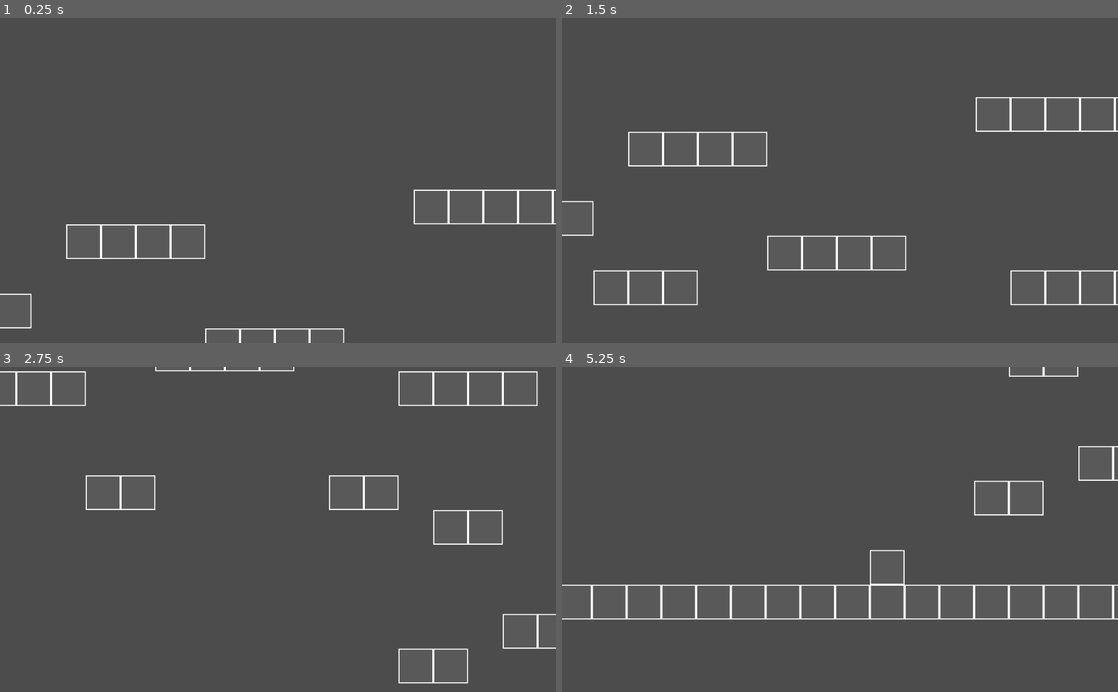
Above: before the commit, frames 1-4 (two rows, left to right).
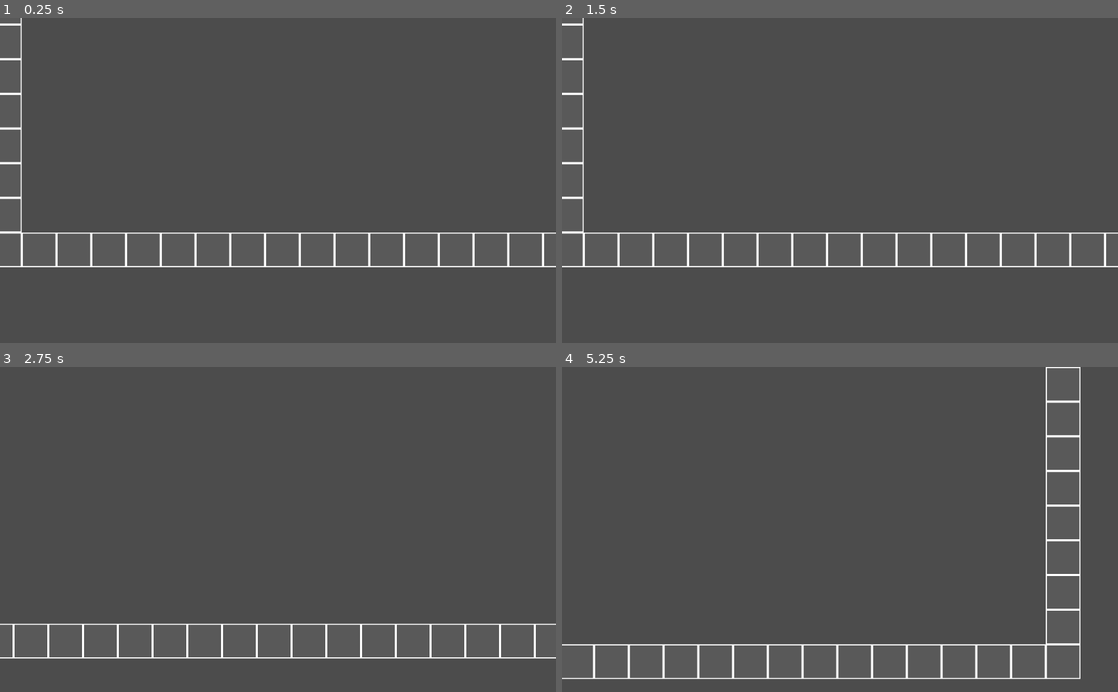
Above: after the commit, the same moments.

Repository: Syndicist/Project_Rose_Mu
Game: Godot game, scene res://Scenes/Test_Scene.tscn
Same seed, same stepped clock (60 frames per second), same inputs: the game is played once before the commit and once after it.
Inputs:
- Up to frame 1 (0.25 s): no input
- Up to frame 2 (1.5 s): hold 1 (attack) 0.53-1.28 s; hold Right (right) from 0.53 s (still down); tap Space (jump) at 0.77, 1.07 s; tap F (special) at 0.8, 1.35 s; tap Enter at 1.25 s
- Up to frame 3 (2.75 s): tap Space (jump) at 1.52, 1.55, 1.82 s; release Right (right) at 2.03 s; hold Left (left) from 2.03 s (still down); hold Space (jump) from 2.03 s (still down); tap 1 (attack) at 2.3 s
- Up to frame 4 (5.25 s): release Left (left) at 2.78 s; release Space (jump) at 2.78 s; hold Right (right) 2.78-4.28 s; tap 1 (attack) at 2.85, 4.55 s; tap Space (jump) at 3.02, 3.32, 4.52, 4.82 s; tap F (special) at 3.05 s; hold Space (jump) 3.53-4.28 s; tap 2 (bash) at 3.6 s; hold Left (left) 4.28-5.03 s; tap 3 (pierce) at 4.35 s; hold Right (right) from 5.03 s (still down); hold F (special) from 5.03 s (still down)

The runs differ from the first frame. In frame 1, 3.2% of the frame differs, in the area x 0-100%, y 0-100%; in frame 2, 4.1%; in frame 3, 3.4%; in frame 4, 4.6%, in the area x 0-100%, y 0-97%.

Commit message:
ADSF

Diff:
--- a/Objects/Actors/Enemies/Dummy/Dummy.gd
+++ b/Objects/Actors/Enemies/Dummy/Dummy.gd
@@ -1,15 +1,48 @@
-extends RigidBody2D
+extends KinematicBody2D
 
-# class member variables go here, for example:
-# var a = 2
-# var b = "textvar"
+var Direction = 1;
+var hspd = 0;
+var vspd = 0;
+var gravity = 1200;
+var friction = 10;
+var velocity = Vector2(0,0);
+var floor_normal = Vector2(-1,0);
 
-func _ready():
-	# Called when the node is added to the scene for the first time.
-	# Initialization here
-	pass
+func _physics_process(delta):
+	#move across surfaces
+	velocity.y = vspd;
+	velocity.x = hspd;
+	velocity = move_and_slide(velocity, floor_normal);
 
-#func _process(delta):
-#	# Called every frame. Delta is time since last frame.
-#	# Update game logic here.
-#	pass
+	#no gravity acceleration when on floor
+	if(is_on_floor()):
+		velocity.y = 0
+		vspd = 0;
+
+	vspd += gravity * delta;
+
+	#cap gravity
+	if(vspd > 450):
+		vspd = 450;
+
+	if(is_on_ceiling()):
+		vspd = 0;
+
+	if(hspd > 0):
+		hspd -= friction;
+	elif(hspd < 0):
+		hspd += friction;
+	if((hspd <= 44 && hspd > 0) || (hspd >= 44 && hspd < 0)):
+		hspd = 0;
+	pass;
+
+
+func _on_Area2D_area_entered(area):
+	if(area.host.global_position >= global_position):
+		Direction = -1;
+	else:
+		Direction = 1;
+	#hspd = area.speed * Direction;
+	gravity = 600;
+	vspd = -area.speed/3;
+	pass;
--- a/Objects/Actors/Enemies/Dummy/Dummy.tscn
+++ b/Objects/Actors/Enemies/Dummy/Dummy.tscn
@@ -1,33 +1,20 @@
 [gd_scene load_steps=3 format=2]
 
-[ext_resource path="res://Objects/Actors/Enemies/Dummy/Random_Hit.gd" type="Script" id=1]
+[ext_resource path="res://Objects/Actors/Enemies/Dummy/Dummy.gd" type="Script" id=1]
 
-[sub_resource type="CapsuleShape2D" id=1]
+[sub_resource type="RectangleShape2D" id=1]
 
 custom_solver_bias = 0.0
-radius = 10.0
-height = 20.0
+extents = Vector2( 10, 20.0096 )
 
-[node name="RigidBody2D" type="RigidBody2D"]
+[node name="Dummy" type="KinematicBody2D"]
 
 input_pickable = false
-collision_layer = 1
+collision_layer = 8
 collision_mask = 1
-mode = 0
-mass = 1.0
-friction = 1.0
-bounce = 0.0
-gravity_scale = 1.0
-custom_integrator = false
-continuous_cd = 0
-contacts_reported = 0
-contact_monitor = false
-sleeping = false
-can_sleep = true
-linear_velocity = Vector2( 0, 0 )
-linear_damp = -1.0
-angular_velocity = 0.0
-angular_damp = -1.0
+collision/safe_margin = 0.08
+script = ExtResource( 1 )
+_sections_unfolded = [ "Collision", "collision" ]
 
 [node name="CollisionShape2D" type="CollisionShape2D" parent="." index="0"]
 
@@ -44,9 +31,10 @@
 collision_mask = 4
 audio_bus_override = false
 audio_bus_name = "Master"
-script = ExtResource( 1 )
 _sections_unfolded = [ "Collision", "Pause" ]
 
-[node name="CollisionShape2D2" type="CollisionShape2D" parent="Area2D" index="0"]
+[node name="CollisionShape2D" type="CollisionShape2D" parent="Area2D" index="0"]
 
 shape = SubResource( 1 )
+
+[connection signal="area_entered" from="Area2D" to="." method="_on_Area2D_area_entered"]
--- a/Objects/Actors/Enemies/Dummy/Random_Hit.gd
+++ /dev/null
@@ -1,19 +0,0 @@
-extends Area2D
-
-var dir = Vector2(1,1);
-
-func _ready():
-	connect("area_entered", self, "on_area_entered");
-	pass
-
-func on_area_entered(area):
-	if(area.global_position.x > global_position.x):
-		dir.x = -1;
-	if(area.global_position.x < global_position.x):
-		dir.x = 1;
-	if(area.global_position.y < global_position.y):
-		dir.y = -1;
-	if(area.global_position.y > global_position.y):
-		dir.y = 1;
-	get_parent().apply_impulse(get_parent().position,Vector2(25 * dir.x, 25 * dir.y));
-	pass;
--- a/Objects/Actors/Player/Rose/AttackObjects/Attack.gd
+++ b/Objects/Actors/Player/Rose/AttackObjects/Attack.gd
@@ -7,14 +7,16 @@
 export(float) var attack = .1;
 export(float) var recoil = .1;
 export(float) var speed = 200;
-onready var pos = host.position;
+var pos;
 var displacement = Vector2(0,0);
 
 func _ready():
+	connect("area_entered", self, "on_area_entered");
 	$WindupTimer.wait_time = wind;
 	$WindupTimer.start();
 	col.disabled = true;
 	visible = false;
+	pos = host.position
 	pass;
 
 func displacex():
@@ -52,6 +54,12 @@
 ### All attacks need versions of these ###
 func _on_AttackTimer_timeout():
 	queue_free();
+	if(attack_state.hit && !host.is_on_floor()):
+		host.vspd = 0;
+		host.velocity.y = 0;
+		attack_state.floating = true;
+		attack_state.get_node("FloatTimer").wait_time = 1;
+		attack_state.get_node("FloatTimer").start();
 	attack_state.get_node("RecoilTimer").wait_time = recoil;
 	attack_state.get_node("RecoilTimer").start();
 	attack_state.mid = false;
@@ -66,3 +74,10 @@
 	attack_state.mid = true;
 	attack_state.start = false;
 	pass;
+
+func on_area_entered(area):
+	attack_state.hit = true;
+	attack_state.air_counter = 1;
+	if(!host.is_on_floor()):
+		host.hspd = 0;
+	pass;
--- a/Objects/Actors/Player/Rose/AttackObjects/Attack.tscn
+++ b/Objects/Actors/Player/Rose/AttackObjects/Attack.tscn
@@ -1,7 +1,6 @@
 [gd_scene load_steps=2 format=2]
 
 [ext_resource path="res://Objects/Actors/Player/Rose/AttackObjects/Attack.gd" type="Script" id=1]
-
 
 [node name="Attack" type="Area2D"]
 
--- a/Objects/Actors/Player/Rose/AttackObjects/Attacks/Down/Air/XAttack.tscn
+++ b/Objects/Actors/Player/Rose/AttackObjects/Attacks/Down/Air/XAttack.tscn
@@ -3,7 +3,7 @@
 [ext_resource path="res://Objects/Actors/Player/Rose/AttackObjects/Attack.tscn" type="PackedScene" id=1]
 [ext_resource path="res://Objects/Actors/Player/Rose/AttackObjects/XAttack_DontMove.gd" type="Script" id=2]
 
-[node name="XAttack" index="0" instance=ExtResource( 1 )]
+[node name="XAttack" instance=ExtResource( 1 )]
 
 script = ExtResource( 2 )
 recoil = 0.1
--- a/Objects/Actors/Player/Rose/AttackObjects/Attacks/Up/Air/XAttack.tscn
+++ b/Objects/Actors/Player/Rose/AttackObjects/Attacks/Up/Air/XAttack.tscn
@@ -3,17 +3,13 @@
 [ext_resource path="res://Objects/Actors/Player/Rose/AttackObjects/Attack.tscn" type="PackedScene" id=1]
 [ext_resource path="res://Objects/Actors/Player/Rose/AttackObjects/XAttack_DontMove.gd" type="Script" id=2]
 
-[node name="XAttack" index="0" instance=ExtResource( 1 )]
+[node name="XAttack" instance=ExtResource( 1 )]
 
 script = ExtResource( 2 )
 recoil = 0.1
+speed = 450.0
 
 [node name="collider" type="CollisionPolygon2D" parent="." index="1"]
 
 build_mode = 0
-polygon = PoolVector2Array( -63.6587, -98.5925, 25.6868, -113.557, 65.7383, -92.8708, 74.5408, -34.3341, 37.5702, 41.3675, 42.8517, -38.2952, 2.36014, -77.9065 )
-script = ExtResource( 2 )
-wind = 0.2
-attack = 0.1
-recoil = 0.1
-speed = 200
+polygon = PoolVector2Array( -52.8429, -39.2333, -4.78014, -61.08, 35.3384, -46.3831, 49.6381, -16.5921, 28.1886, 34.2512, 26.9969, -7.05901, 0.780853, -41.2193 )
--- a/Objects/Actors/Player/Rose/AttackObjects/Attacks/Up/Air/XXAttack.tscn
+++ b/Objects/Actors/Player/Rose/AttackObjects/Attacks/Up/Air/XXAttack.tscn
@@ -3,17 +3,13 @@
 [ext_resource path="res://Objects/Actors/Player/Rose/AttackObjects/Attack.tscn" type="PackedScene" id=1]
 [ext_resource path="res://Objects/Actors/Player/Rose/AttackObjects/XAttack_DontMove.gd" type="Script" id=2]
 
-[node name="XAttack" index="0" instance=ExtResource( 1 )]
+[node name="XAttack" instance=ExtResource( 1 )]
 
 script = ExtResource( 2 )
 recoil = 0.1
+speed = 450.0
 
 [node name="collider" type="CollisionPolygon2D" parent="." index="1"]
 
 build_mode = 0
-polygon = PoolVector2Array( -63.6587, -98.5925, 25.6868, -113.557, 65.7383, -92.8708, 74.5408, -34.3341, 37.5702, 41.3675, 42.8517, -38.2952, 2.36014, -77.9065 )
-script = ExtResource( 2 )
-wind = 0.2
-attack = 0.1
-recoil = 0.1
-speed = 200
+polygon = PoolVector2Array( -52.8429, -39.2333, -4.78014, -61.08, 35.3384, -46.3831, 49.6381, -16.5921, 28.1886, 34.2512, 26.9969, -7.05901, 0.780853, -41.2193 )
--- a/Objects/Actors/Player/Rose/AttackObjects/Attacks/Up/Air/XXXAttack.tscn
+++ b/Objects/Actors/Player/Rose/AttackObjects/Attacks/Up/Air/XXXAttack.tscn
@@ -3,17 +3,13 @@
 [ext_resource path="res://Objects/Actors/Player/Rose/AttackObjects/Attack.tscn" type="PackedScene" id=1]
 [ext_resource path="res://Objects/Actors/Player/Rose/AttackObjects/XAttack_DontMove.gd" type="Script" id=2]
 
-[node name="XAttack" index="0" instance=ExtResource( 1 )]
+[node name="XAttack" instance=ExtResource( 1 )]
 
 script = ExtResource( 2 )
 recoil = 0.1
+speed = 450.0
 
 [node name="collider" type="CollisionPolygon2D" parent="." index="1"]
 
 build_mode = 0
-polygon = PoolVector2Array( -63.6587, -98.5925, 25.6868, -113.557, 65.7383, -92.8708, 74.5408, -34.3341, 37.5702, 41.3675, 42.8517, -38.2952, 2.36014, -77.9065 )
-script = ExtResource( 2 )
-wind = 0.2
-attack = 0.1
-recoil = 0.1
-speed = 200
+polygon = PoolVector2Array( -52.8429, -39.2333, -4.78014, -61.08, 35.3384, -46.3831, 49.6381, -16.5921, 28.1886, 34.2512, 26.9969, -7.05901, 0.780853, -41.2193 )
--- a/Objects/Actors/Player/Rose/AttackObjects/Attacks/Up/Ground/XAttack.tscn
+++ b/Objects/Actors/Player/Rose/AttackObjects/Attacks/Up/Ground/XAttack.tscn
@@ -7,13 +7,9 @@
 
 script = ExtResource( 2 )
 recoil = 0.1
+speed = 450.0
 
 [node name="collider" type="CollisionPolygon2D" parent="." index="1"]
 
 build_mode = 0
-polygon = PoolVector2Array( -63.6587, -98.5925, 25.6868, -113.557, 65.7383, -92.8708, 74.5408, -34.3341, 37.5702, 41.3675, 42.8517, -38.2952, 2.36014, -77.9065 )
-script = ExtResource( 2 )
-wind = 0.2
-attack = 0.1
-recoil = 0.1
-speed = 200
+polygon = PoolVector2Array( -52.8429, -39.2333, -4.78014, -61.08, 35.3384, -46.3831, 49.6381, -16.5921, 28.1886, 34.2512, 26.9969, -7.05901, 0.780853, -41.2193 )
--- a/Objects/Actors/Player/Rose/AttackObjects/Attacks/Up/Ground/XXAttack.tscn
+++ b/Objects/Actors/Player/Rose/AttackObjects/Attacks/Up/Ground/XXAttack.tscn
@@ -7,13 +7,9 @@
 
 script = ExtResource( 2 )
 recoil = 0.1
+speed = 450.0
 
 [node name="collider" type="CollisionPolygon2D" parent="." index="1"]
 
 build_mode = 0
-polygon = PoolVector2Array( -63.6587, -98.5925, 25.6868, -113.557, 65.7383, -92.8708, 74.5408, -34.3341, 37.5702, 41.3675, 42.8517, -38.2952, 2.36014, -77.9065 )
-script = ExtResource( 2 )
-wind = 0.2
-attack = 0.1
-recoil = 0.1
-speed = 200
+polygon = PoolVector2Array( -52.8429, -39.2333, -4.78014, -61.08, 35.3384, -46.3831, 49.6381, -16.5921, 28.1886, 34.2512, 26.9969, -7.05901, 0.780853, -41.2193 )
--- a/Objects/Actors/Player/Rose/AttackObjects/Attacks/Up/Ground/XXXAttack.tscn
+++ b/Objects/Actors/Player/Rose/AttackObjects/Attacks/Up/Ground/XXXAttack.tscn
@@ -3,17 +3,13 @@
 [ext_resource path="res://Objects/Actors/Player/Rose/AttackObjects/Attack.tscn" type="PackedScene" id=1]
 [ext_resource path="res://Objects/Actors/Player/Rose/AttackObjects/XAttack_DontMove.gd" type="Script" id=2]
 
-[node name="XAttack" index="0" instance=ExtResource( 1 )]
+[node name="XAttack" instance=ExtResource( 1 )]
 
 script = ExtResource( 2 )
 recoil = 0.1
+speed = 450.0
 
 [node name="collider" type="CollisionPolygon2D" parent="." index="1"]
 
 build_mode = 0
-polygon = PoolVector2Array( -63.6587, -98.5925, 25.6868, -113.557, 65.7383, -92.8708, 74.5408, -34.3341, 37.5702, 41.3675, 42.8517, -38.2952, 2.36014, -77.9065 )
-script = ExtResource( 2 )
-wind = 0.2
-attack = 0.1
-recoil = 0.1
-speed = 200
+polygon = PoolVector2Array( -52.8429, -39.2333, -4.78014, -61.08, 35.3384, -46.3831, 49.6381, -16.5921, 28.1886, 34.2512, 26.9969, -7.05901, 0.780853, -41.2193 )
--- a/Objects/Actors/Player/Rose/AttackObjects/HorizontalXAttack_Move.gd
+++ b/Objects/Actors/Player/Rose/AttackObjects/HorizontalXAttack_Move.gd
@@ -7,6 +7,10 @@
 
 func _on_AttackTimer_timeout():
 	queue_free();
+	if(attack_state.hit && !host.is_on_floor()):
+		attack_state.floating = true;
+		attack_state.get_node("FloatTimer").wait_time = 1;
+		attack_state.get_node("FloatTimer").start();
 	host.hspd = 0;
 	attack_state.get_node("RecoilTimer").wait_time = recoil;
 	attack_state.get_node("RecoilTimer").start();
--- a/Objects/Actors/Player/Rose/AttackObjects/SpecialUpXAttack.gd
+++ b/Objects/Actors/Player/Rose/AttackObjects/SpecialUpXAttack.gd
@@ -5,6 +5,10 @@
 
 func _on_AttackTimer_timeout():
 	queue_free();
+	if(attack_state.hit && !host.is_on_floor()):
+		attack_state.floating = true;
+		attack_state.get_node("FloatTimer").wait_time = 1;
+		attack_state.get_node("FloatTimer").start();
 	host.vspd = 0;
 	attack_state.get_node("RecoilTimer").wait_time = recoil;
 	attack_state.get_node("RecoilTimer").start();
--- a/Objects/Actors/Player/Rose/AttackObjects/XAttack_DontMove.gd
+++ b/Objects/Actors/Player/Rose/AttackObjects/XAttack_DontMove.gd
@@ -5,6 +5,10 @@
 
 func _on_AttackTimer_timeout():
 	queue_free();
+	if(attack_state.hit && !host.is_on_floor()):
+		attack_state.floating = true;
+		attack_state.get_node("FloatTimer").wait_time = 1;
+		attack_state.get_node("FloatTimer").start();
 	attack_state.get_node("RecoilTimer").wait_time = recoil;
 	attack_state.get_node("RecoilTimer").start();
 	attack_state.mid = false;
--- a/Objects/Actors/Player/Rose/Attack_State.gd
+++ b/Objects/Actors/Player/Rose/Attack_State.gd
@@ -12,11 +12,13 @@
 #middle of the attack
 var mid = false;
 var special = "";
-var dir = "";
-var place = "";
+var dir = "Horizontal";
+var place = "Ground";
 var on_cooldown = false;
 var dashing = false;
 var combo_start = false;
+var hit = false;
+var floating = false;
 
 ### modifiable inits ###
 var cont = .5;
@@ -52,11 +54,12 @@
 			dir = "Up";
 		elif(event.is_action_pressed("down")):
 			dir = "Down";
+		else:
+			dir = "Horizontal";
 		if(event.is_action_pressed("special")):
 			special = "Special";
 		else:
 			special = "";
-			dir = "Horizontal";
 		if(host.is_on_floor()):
 			place = "Ground";
 		else:
@@ -76,7 +79,7 @@
 				start = true;
 				combo_step += 1;
 		#cancel the combo
-		elif(!$ContinueComboTimer.is_stopped() && !event.is_action_pressed("special")):
+		elif((!$ContinueComboTimer.is_stopped() || combo_start) && !event.is_action_pressed("special")):
 			if(host.is_on_floor() && (
 			event.is_action_pressed("jump") ||
 			event.is_action_pressed("left") ||
@@ -121,6 +124,8 @@
 	on_cooldown = false;
 	dashing = false;
 	combo_start = false;
+	hit = false;
+	floating = false;
 	.exit(state);
 	pass;
 
@@ -173,3 +178,8 @@
 	$ContinueComboTimer.wait_time = cont;
 	$ContinueComboTimer.start();
 	pass;
+
+
+func _on_FloatTimer_timeout():
+	floating = false;
+	pass;
--- a/Objects/Actors/Player/Rose/Rose.tscn
+++ b/Objects/Actors/Player/Rose/Rose.tscn
@@ -10,7 +10,7 @@
 custom_solver_bias = 0.0
 extents = Vector2( 10, 20.9771 )
 
-[node name="Rose" type="KinematicBody2D" index="0"]
+[node name="Rose" type="KinematicBody2D"]
 
 input_pickable = false
 collision_layer = 2
@@ -60,6 +60,7 @@
 
 [node name="Attack" type="Node2D" parent="States" index="2"]
 
+editor/display_folded = true
 script = ExtResource( 4 )
 _sections_unfolded = [ "Pause" ]
 
@@ -91,6 +92,13 @@
 one_shot = true
 autostart = false
 
+[node name="FloatTimer" type="Timer" parent="States/Attack" index="4"]
+
+process_mode = 1
+wait_time = 1.0
+one_shot = true
+autostart = false
+
 [node name="RayCast2D" type="RayCast2D" parent="." index="3"]
 
 enabled = false
@@ -103,3 +111,5 @@
 [connection signal="timeout" from="States/Attack/CooldownTimer" to="States/Attack" method="_on_CooldownTimer_timeout"]
 
 [connection signal="timeout" from="States/Attack/RecoilTimer" to="States/Attack" method="_on_RecoilTimer_timeout"]
+
+[connection signal="timeout" from="States/Attack/FloatTimer" to="States/Attack" method="_on_FloatTimer_timeout"]
--- a/Objects/Actors/Player/Rose/Rose_Main_Script.gd
+++ b/Objects/Actors/Player/Rose/Rose_Main_Script.gd
@@ -52,8 +52,10 @@
 		fspd = 0;
 		states['attack'].air_counter = 1;
 
-	if(!states['attack'].dashing):
+	if(!states['attack'].dashing && !states['attack'].floating):
 		vspd += gravity * delta;
+	if(states['attack'].floating):
+		vspd = 0;
 
 	#cap gravity
 	if(vspd > 450):
--- a/Objects/Actors/Player/Rose/State.gd
+++ b/Objects/Actors/Player/Rose/State.gd
@@ -4,7 +4,6 @@
 onready var attack = get_parent().get_node("Attack");
 
 func enter():
-	host.state = 'attack';
 	pass;
 
 func handleInput(event):
--- a/Scenes/Test_Scene.tscn
+++ b/Scenes/Test_Scene.tscn
@@ -1,9 +1,10 @@
-[gd_scene load_steps=3 format=2]
+[gd_scene load_steps=4 format=2]
 
 [ext_resource path="res://Tilesets/Primitive_Tileset.tres" type="TileSet" id=1]
 [ext_resource path="res://Objects/Actors/Player/Rose/Rose.tscn" type="PackedScene" id=2]
+[ext_resource path="res://Objects/Actors/Enemies/Dummy/Dummy.tscn" type="PackedScene" id=3]
 
-[node name="Test" type="Node2D"]
+[node name="Test" type="Node2D" index="0"]
 
 [node name="TileMap" type="TileMap" parent="." index="0"]
 
@@ -23,9 +24,13 @@
 collision_mask = 2
 occluder_light_mask = 1
 format = 1
-tile_data = PoolIntArray( -262156, 0, 0, -327669, 0, 0, -196 …(638 unchanged characters)… 276, 0, 0, 458763, 0, 0, 589812, 0, 0, 589821, 0, 0, 589822, 0, 0, 524292, 0, 0, 524293, 0, 0, 524299, 0, 0, 655348, 0, 0, 589831, 0, 0, 589832, 0, 0, 589835, 0, 0, 720884, 0, 0, 720887, 0, 0, 655371, 0, 0, 786420, 0, 0, 720907, 0, 0, 851956, 0, 0, 786441, 0, 0, 786442, 0, 0, 786443, 0, 0, 917492, 0, 0, 917493, 0, 0, 851974, 0, 0, 851975, 0, 0, 851979, 0, 0, 983028, 0, 0, 917515, 0, 0, 1048564, 0, 0, 983043, 0, 0, 983051, 0, 0, 1114100, 0, 0, 111 …(342 unchanged characters)…
+tile_data = PoolIntArray( -262156, 0, 0, -327669, 0, 0, -196 …(638 unchanged characters)… 276, 0, 0, 458763, 0, 0, 589812, 0, 0, 524299, 0, 0, 655348, 0, 0, 589835, 0, 0, 720884, 0, 0, 655371, 0, 0, 786420, 0, 0, 720907, 0, 0, 851956, 0, 0, 786443, 0, 0, 917492, 0, 0, 851979, 0, 0, 983028, 0, 0, 917515, 0, 0, 1048564, 0, 0, 983051, 0, 0, 1114100, 0, 0, 111 …(342 unchanged characters)…
 _sections_unfolded = [ "Cell", "Collision", "Occluder" ]
 
 [node name="Rose" parent="." index="1" instance=ExtResource( 2 )]
 
-position = Vector2( 34.8682, -13.585 )
+position = Vector2( -116.133, 463.904 )
+
+[node name="Dummy" parent="." index="2" instance=ExtResource( 3 )]
+
+position = Vector2( -31.7334, 464.309 )
